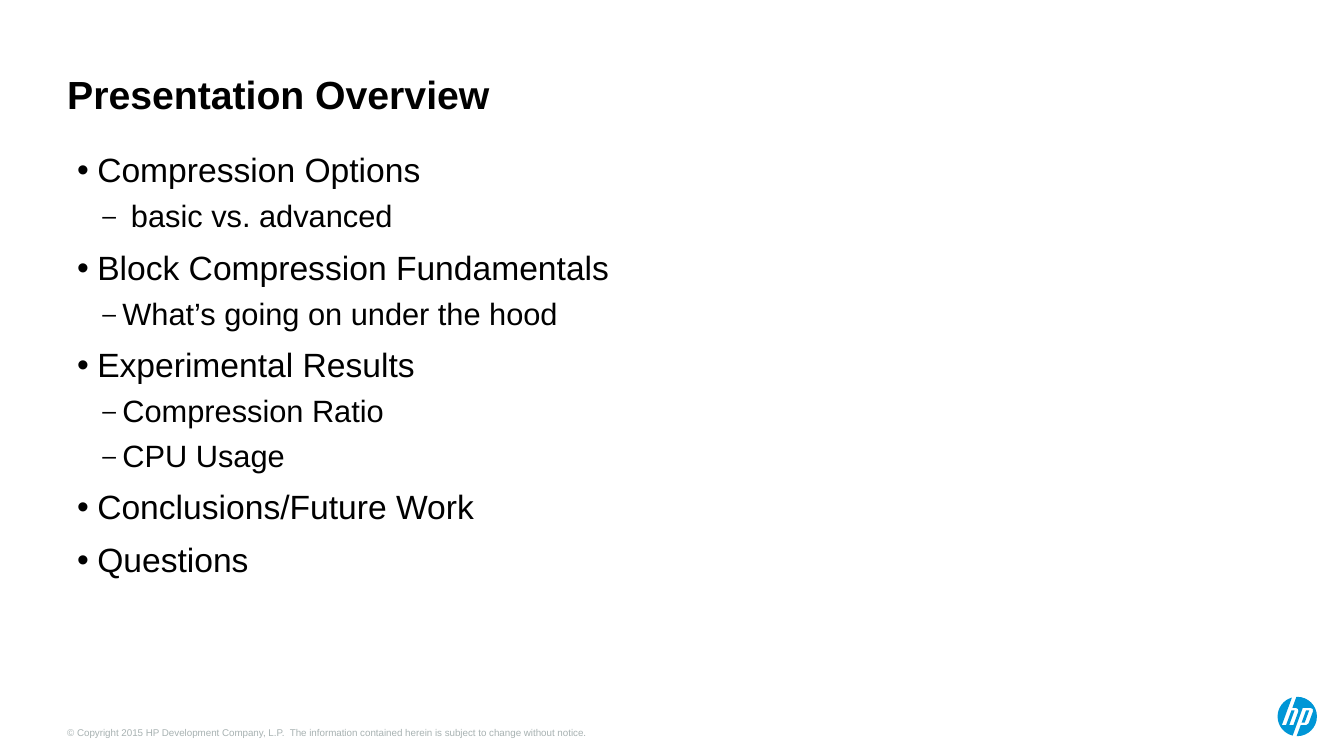
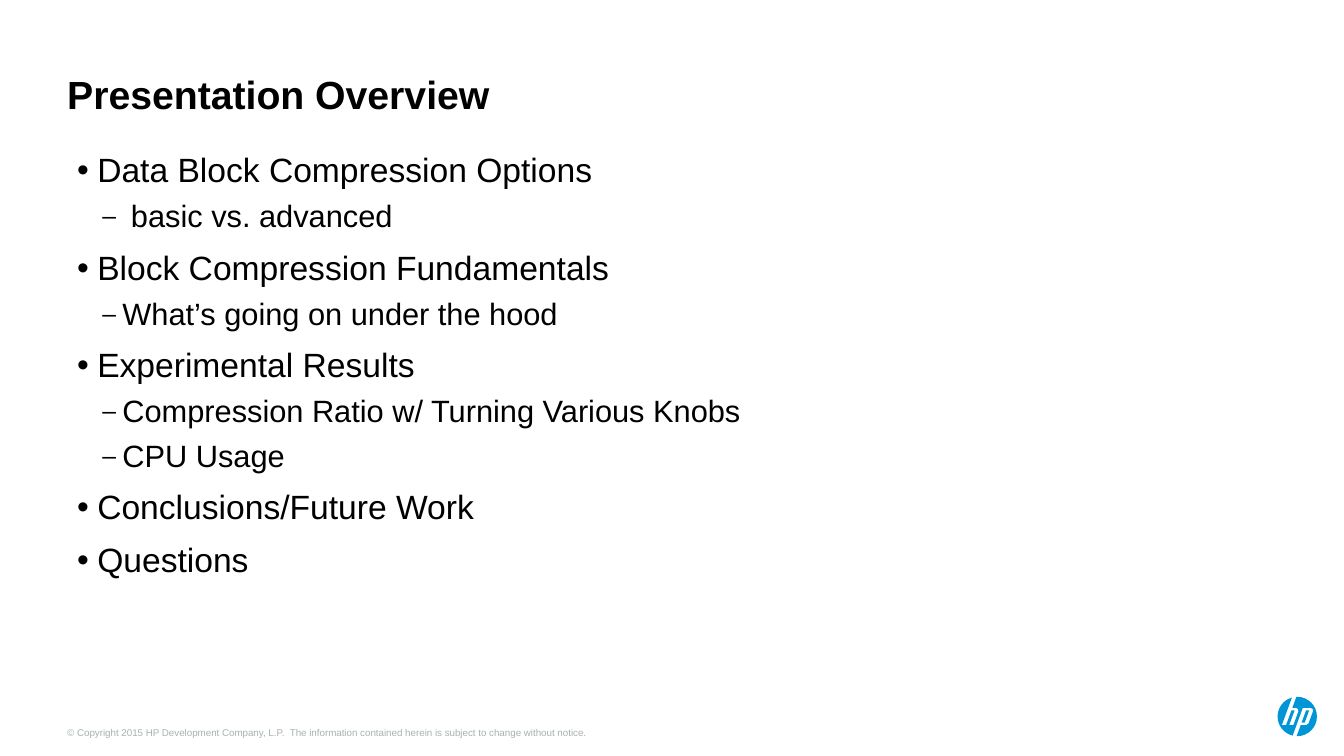
Before and after one commit to Dyland28/HP-Data-Compression, a slide deck: slide 2 of compression_sand_weiss_hotsos_2018.pptx. Drawn at 1344x756 pixels with LibreOffice and Linux fonts; fonts in the diff are those of the drawing. Boxes give left, top, right and bottom in pixels: in the first picture for what was removed or moved away, otherwise in the second. Text is boxed around its words. In the diff, an @@ line names an element or a change of style, - is before the commit and + after.

```diff
--- a/compression_sand_weiss_hotsos_2018.pptx
+++ b/compression_sand_weiss_hotsos_2018.pptx
@@ text at [97, 157, 592, 189]: text changed @@
-• Compression Options
+• Data Block Compression Options
@@ text at [122, 399, 740, 428]: text changed @@
-  – Compression Ratio
+  – Compression Ratio w/ Turning Various Knobs
```
Also in this commit, not shown: 4 other slides changed, 4 slides added, 1 slide removed.
